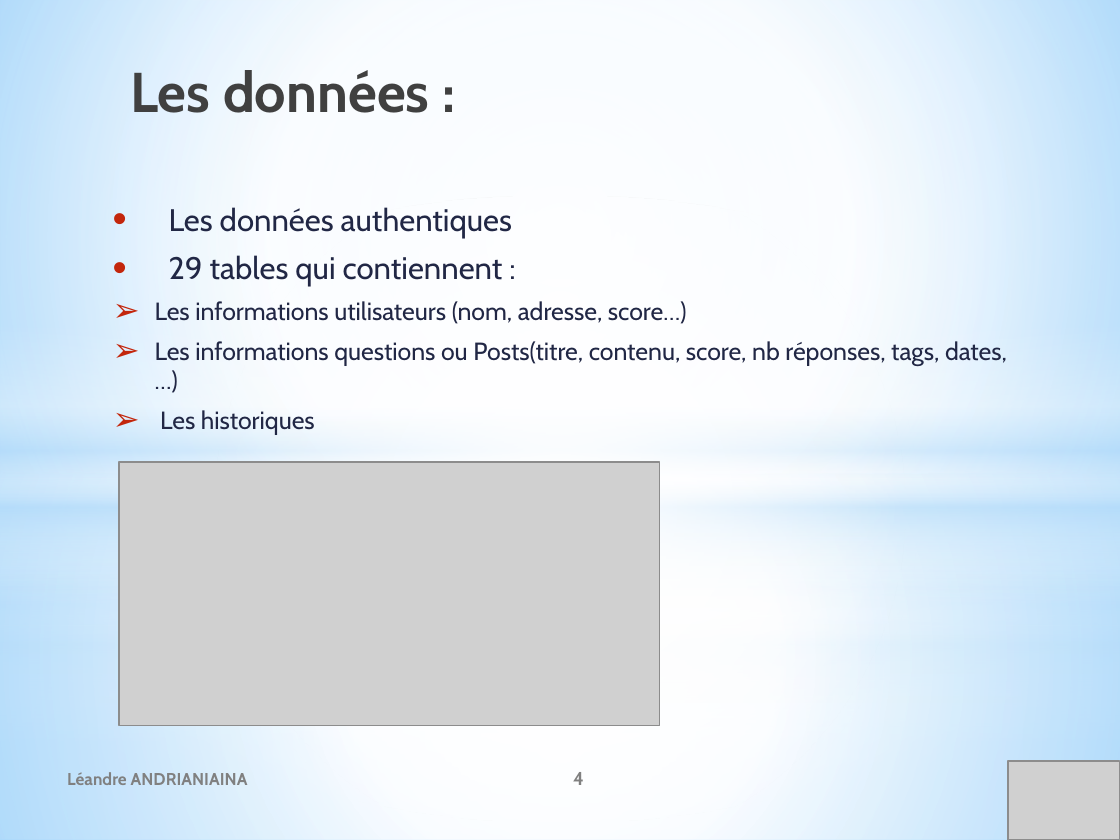
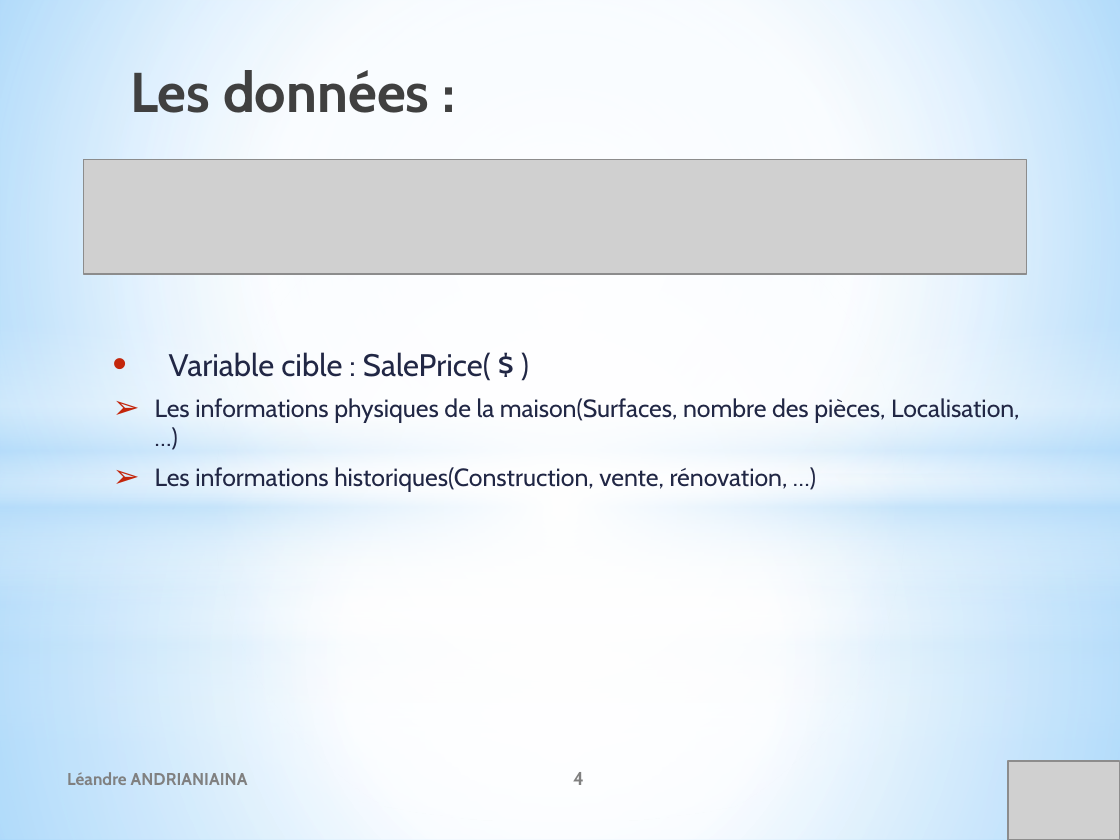
Before and after one commit to leandre12/houseprice, a slide deck: slide 4 of documents/P8_Presentationprojet.pptx. Drawn at 1120x840 pixels with LibreOffice and Linux fonts; fonts in the diff are those of the drawing; grey boxes stand for pictures. Boxes give left, top, right and bottom in pixels: in the first picture for what was removed or moved away, otherwise in the second. Text is boxed around its words. In the diff, an @@ line names an element or a change of style, - is before the commit and + after.

```diff
--- a/documents/P8_Presentationprojet.pptx
+++ b/documents/P8_Presentationprojet.pptx
@@ picture added at <box>84,159,1027,273</box> @@
@@ text at <box>155,352,1019,491</box>: text changed @@
-• Les données authentiques
-• 29 tables qui contiennent :
-➢ Les informations utilisateurs (nom, adresse, score…)
-➢ Les informations questions ou Posts(titre, contenu, score, nb réponses, tags, dates, …)
-➢ Les historiques
+• Variable cible : SalePrice( $ )
+➢ Les informations physiques de la maison(Surfaces, nombre des pièces, Localisation, …)
+➢ Les informations historiques(Construction, vente, rénovation, …)
@@ picture removed at <box>119,461,660,726</box> @@
```
Also in this commit, not shown: 6 other slides changed, 6 slides added, 6 slides removed, 9 other files.
